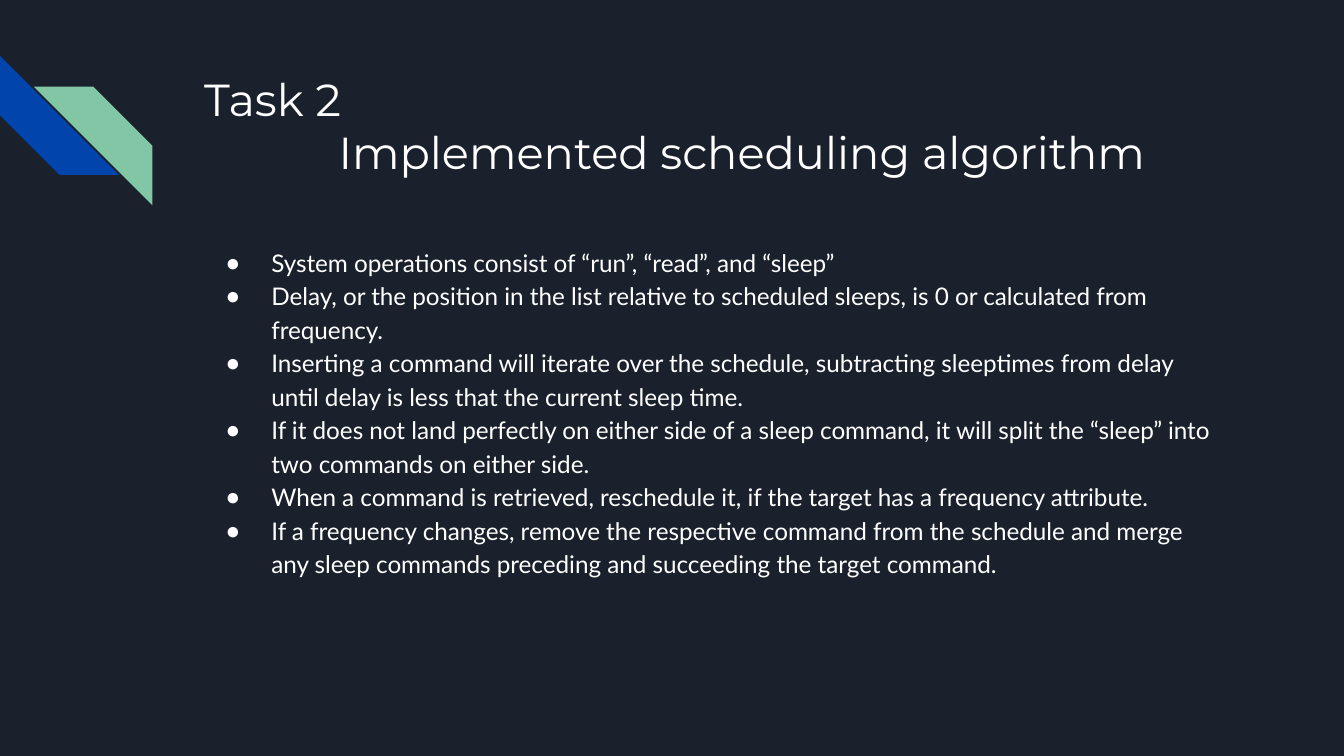
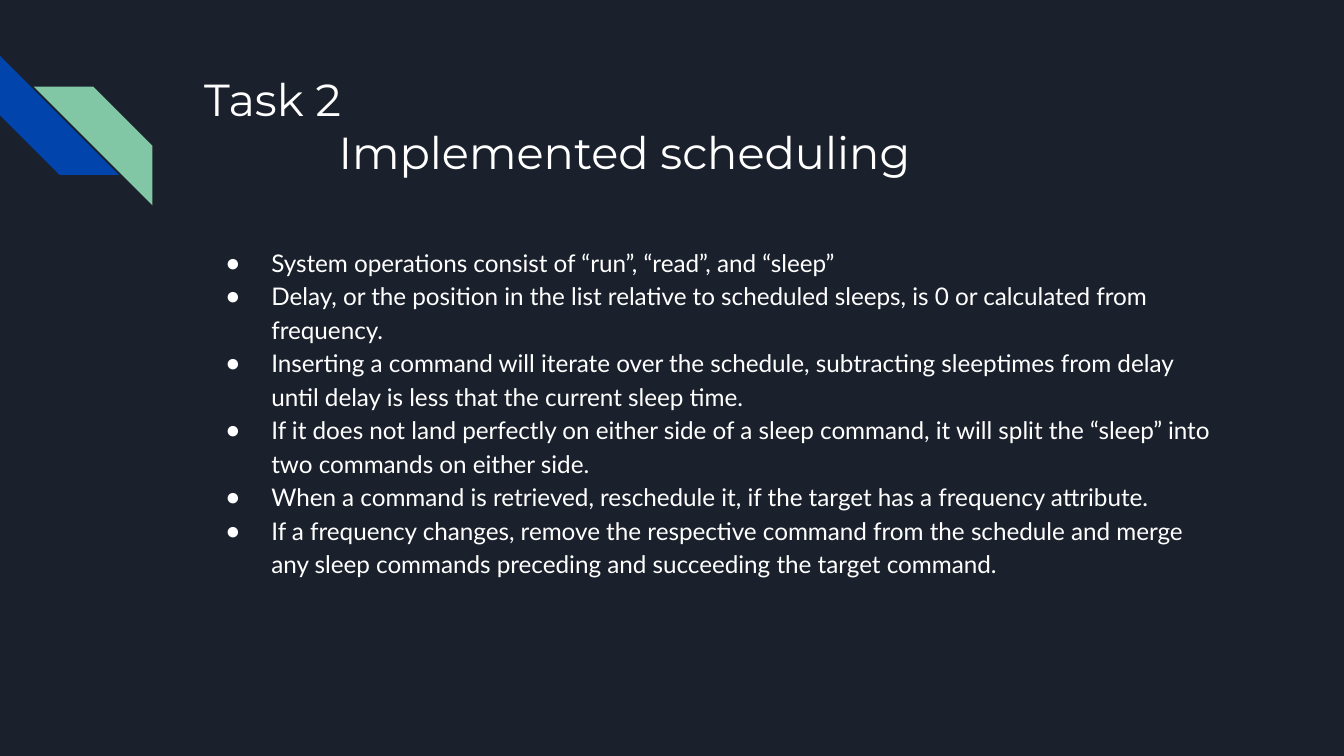
Before and after one commit to killsap/automated-multi-cycle-farming-in-space-website, a slide deck: slide 6 of docs/Milestone2Presentation.pptx. Drawn at 1344x756 pixels with LibreOffice and Linux fonts; fonts in the diff are those of the drawing. Boxes give left, top, right and bottom in pixels: in the first picture for what was removed or moved away, otherwise in the second. Text is boxed around its words. In the diff, an @@ line names an element or a change of style, - is before the commit and + after.

```diff
--- a/docs/Milestone2Presentation.pptx
+++ b/docs/Milestone2Presentation.pptx
@@ title at box(339, 135, 910, 178): text changed @@
-Implemented scheduling algorithm
+Implemented scheduling
```
Also in this commit, not shown: 9 other slides changed, 4 slides added, 2 slides removed.
